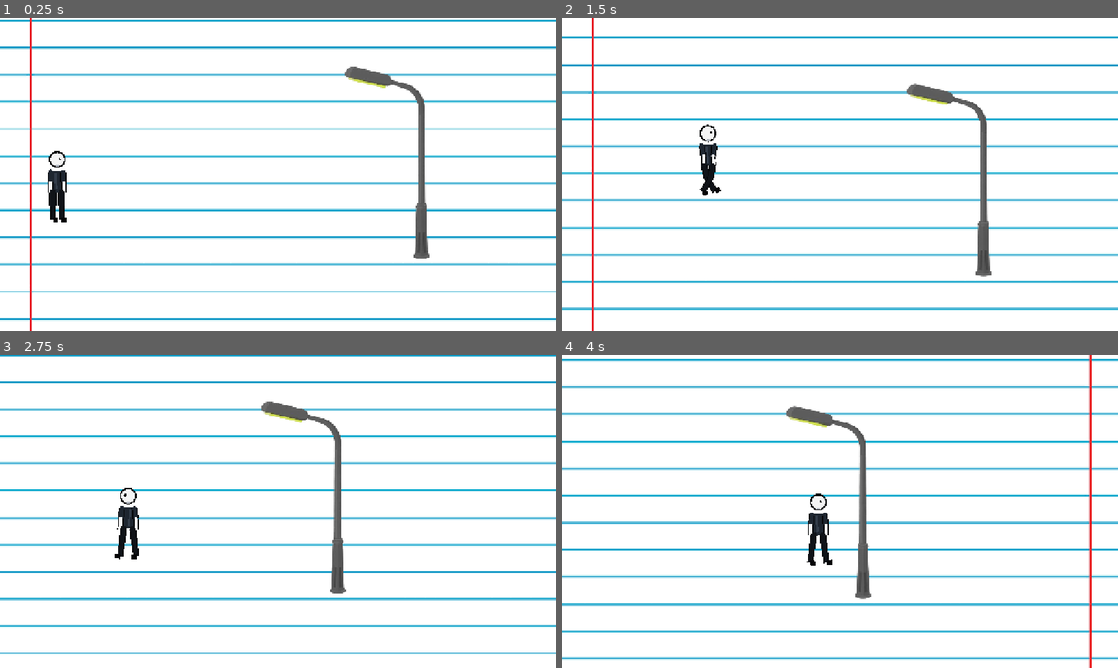
Above: before the commit, frames 1-4 (two rows, left to right).
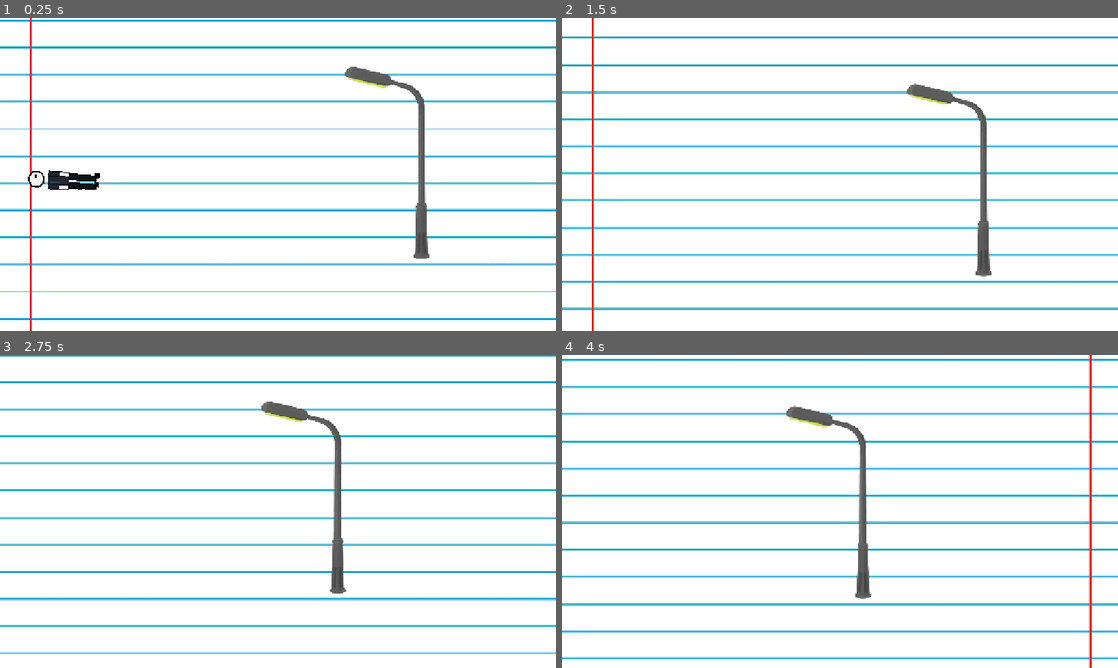
Above: after the commit, the same moments.

Repository: zamuuk13-sketch/TRY-HACKING-ME-NEW-
Game: Godot game, scene res://scenes/main.tscn
Same seed, same stepped clock (60 frames per second), same inputs: the game is played once before the commit and once after it.
Inputs:
- Up to frame 1 (0.25 s): no input
- Up to frame 2 (1.5 s): hold C (crouch) 0.53-1.28 s; hold D (move_right) from 0.53 s (still down); tap Space (jump) at 0.77, 0.8, 1.07, 1.35 s
- Up to frame 3 (2.75 s): tap Space (jump) at 1.52, 1.82, 2.3 s; tap C (crouch) at 1.55 s; release D (move_right) at 2.03 s; hold A (move_left) from 2.03 s (still down); hold C (crouch) from 2.03 s (still down)
- Up to frame 4 (4 s): release A (move_left) at 2.78 s; release C (crouch) at 2.78 s; hold D (move_right) from 2.78 s (still down); tap Shift at 2.85 s; tap Space (jump) at 3.02, 3.32, 3.77, 3.8 s; tap C (crouch) at 3.05 s; hold C (crouch) from 3.53 s (still down)

The runs differ from the first frame. In frame 1, 0.8% of the frame differs, in the area x 5-18%, y 42-66%; in frame 2, 0.4%; in frame 3, 0.5%; in frame 4, 0.5%.

Commit message:
Replace procedural player with editable scene rig and real walk keyframes

Diff:
--- a/scenes/player.tscn
+++ b/scenes/player.tscn
@@ -1,14 +1,304 @@
-[gd_scene load_steps=3 format=3]
-
-[ext_resource path="res://scripts/player.gd" type="Script" id="1_player"]
+[gd_scene load_steps=10 format=3]
+
+[ext_resource type="Script" path="res://scripts/player_controller.gd" id="1_controller"]
 
 [sub_resource type="CapsuleShape2D" id="Capsule_player"]
 radius = 11.0
 height = 64.0
 
+[sub_resource type="Animation" id="Animation_RESET"]
+resource_name = "RESET"
+length = 0.1
+
+[sub_resource type="Animation" id="Animation_idle"]
+resource_name = "idle"
+length = 1.0
+loop_mode = 1
+tracks/0/type = "value"
+tracks/0/imported = false
+tracks/0/enabled = true
+tracks/0/path = NodePath("Rig/VisualRoot:position")
+tracks/0/interp = 2
+tracks/0/loop_wrap = true
+tracks/0/keys = {"times": PackedFloat32Array(0, 0.5, 1), "transitions": PackedFloat32Array(1, 1, 1), "update": 0, "values": [Vector2(0, 0), Vector2(0, -0.45), Vector2(0, 0)]}
+
+[sub_resource type="Animation" id="Animation_walk"]
+resource_name = "walk"
+length = 0.333333
+loop_mode = 1
+tracks/0/type = "value"
+tracks/0/imported = false
+tracks/0/enabled = true
+tracks/0/path = NodePath("Rig/VisualRoot/ThighL:rotation")
+tracks/0/interp = 2
+tracks/0/loop_wrap = true
+tracks/0/keys = {"times": PackedFloat32Array(0, 0.0833333, 0.166667, 0.25, 0.333333), "transitions": PackedFloat32Array(1, 1, 1, 1, 1), "update": 0, "values": [0.453786, 0.296706, 0.0872665, -0.261799, -0.453786]}
+tracks/1/type = "value"
+tracks/1/imported = false
+tracks/1/enabled = true
+tracks/1/path = NodePath("Rig/VisualRoot/ThighL/ShinL:rotation")
+tracks/1/interp = 2
+tracks/1/loop_wrap = true
+tracks/1/keys = {"times": PackedFloat32Array(0, 0.0833333, 0.166667, 0.25, 0.333333), "transitions": PackedFloat32Array(1, 1, 1, 1, 1), "update": 0, "values": [-0.122173, -0.401426, -0.15708, 0.0698132, 0.122173]}
+tracks/2/type = "value"
+tracks/2/imported = false
+tracks/2/enabled = true
+tracks/2/path = NodePath("Rig/VisualRoot/ThighR:rotation")
+tracks/2/interp = 2
+tracks/2/loop_wrap = true
+tracks/2/keys = {"times": PackedFloat32Array(0, 0.0833333, 0.166667, 0.25, 0.333333), "transitions": PackedFloat32Array(1, 1, 1, 1, 1), "update": 0, "values": [-0.453786, -0.296706, -0.0872665, 0.261799, 0.453786]}
+tracks/3/type = "value"
+tracks/3/imported = false
+tracks/3/enabled = true
+tracks/3/path = NodePath("Rig/VisualRoot/ThighR/ShinR:rotation")
+tracks/3/interp = 2
+tracks/3/loop_wrap = true
+tracks/3/keys = {"times": PackedFloat32Array(0, 0.0833333, 0.166667, 0.25, 0.333333), "transitions": PackedFloat32Array(1, 1, 1, 1, 1), "update": 0, "values": [0.122173, 0.401426, 0.15708, -0.0698132, -0.122173]}
+tracks/4/type = "value"
+tracks/4/imported = false
+tracks/4/enabled = true
+tracks/4/path = NodePath("Rig/VisualRoot/UpperArmL:rotation")
+tracks/4/interp = 2
+tracks/4/loop_wrap = true
+tracks/4/keys = {"times": PackedFloat32Array(0, 0.0833333, 0.166667, 0.25, 0.333333), "transitions": PackedFloat32Array(1, 1, 1, 1, 1), "update": 0, "values": [-0.349066, -0.20944, -0.0349066, 0.244346, 0.349066]}
+tracks/5/type = "value"
+tracks/5/imported = false
+tracks/5/enabled = true
+tracks/5/path = NodePath("Rig/VisualRoot/UpperArmL/ForearmL:rotation")
+tracks/5/interp = 2
+tracks/5/loop_wrap = true
+tracks/5/keys = {"times": PackedFloat32Array(0, 0.0833333, 0.166667, 0.25, 0.333333), "transitions": PackedFloat32Array(1, 1, 1, 1, 1), "update": 0, "values": [0.122173, 0.191986, 0.0872665, -0.122173, -0.122173]}
+tracks/6/type = "value"
+tracks/6/imported = false
+tracks/6/enabled = true
+tracks/6/path = NodePath("Rig/VisualRoot/UpperArmR:rotation")
+tracks/6/interp = 2
+tracks/6/loop_wrap = true
+tracks/6/keys = {"times": PackedFloat32Array(0, 0.0833333, 0.166667, 0.25, 0.333333), "transitions": PackedFloat32Array(1, 1, 1, 1, 1), "update": 0, "values": [0.349066, 0.20944, 0.0349066, -0.244346, -0.349066]}
+tracks/7/type = "value"
+tracks/7/imported = false
+tracks/7/enabled = true
+tracks/7/path = NodePath("Rig/VisualRoot/UpperArmR/ForearmR:rotation")
+tracks/7/interp = 2
+tracks/7/loop_wrap = true
+tracks/7/keys = {"times": PackedFloat32Array(0, 0.0833333, 0.166667, 0.25, 0.333333), "transitions": PackedFloat32Array(1, 1, 1, 1, 1), "update": 0, "values": [-0.122173, -0.191986, -0.0872665, 0.122173, 0.122173]}
+tracks/8/type = "value"
+tracks/8/imported = false
+tracks/8/enabled = true
+tracks/8/path = NodePath("Rig/VisualRoot:rotation")
+tracks/8/interp = 2
+tracks/8/loop_wrap = true
+tracks/8/keys = {"times": PackedFloat32Array(0, 0.0833333, 0.166667, 0.25, 0.333333), "transitions": PackedFloat32Array(1, 1, 1, 1, 1), "update": 0, "values": [0.0244346, 0.0663225, 0.00349066, -0.0488692, -0.0244346]}
+tracks/9/type = "value"
+tracks/9/imported = false
+tracks/9/enabled = true
+tracks/9/path = NodePath("Rig/VisualRoot:position")
+tracks/9/interp = 2
+tracks/9/loop_wrap = true
+tracks/9/keys = {"times": PackedFloat32Array(0, 0.0833333, 0.166667, 0.25, 0.333333), "transitions": PackedFloat32Array(1, 1, 1, 1, 1), "update": 0, "values": [Vector2(0, 0), Vector2(0, 2.2), Vector2(0, 0.3), Vector2(0, -2), Vector2(0, 0)]}
+
+[sub_resource type="Animation" id="Animation_run"]
+resource_name = "run"
+length = 0.333333
+loop_mode = 1
+tracks/0/type = "value"
+tracks/0/path = NodePath("Rig/VisualRoot:scale")
+tracks/0/interp = 1
+tracks/0/loop_wrap = true
+tracks/0/keys = {"times": PackedFloat32Array(0, 0.333333), "transitions": PackedFloat32Array(1, 1), "update": 0, "values": [Vector2(1, 1), Vector2(1, 1)]}
+
+[sub_resource type="Animation" id="Animation_jump"]
+resource_name = "jump"
+length = 0.35
+tracks/0/type = "value"
+tracks/0/path = NodePath("Rig/VisualRoot:rotation")
+tracks/0/interp = 2
+tracks/0/loop_wrap = false
+tracks/0/keys = {"times": PackedFloat32Array(0, 0.35), "transitions": PackedFloat32Array(1, 1), "update": 0, "values": [-0.0349066, 0.0523599]}
+
+[sub_resource type="Animation" id="Animation_fall"]
+resource_name = "fall"
+length = 0.45
+loop_mode = 1
+tracks/0/type = "value"
+tracks/0/path = NodePath("Rig/VisualRoot:rotation")
+tracks/0/interp = 2
+tracks/0/loop_wrap = true
+tracks/0/keys = {"times": PackedFloat32Array(0, 0.45), "transitions": PackedFloat32Array(1, 1), "update": 0, "values": [0.0349066, -0.0349066]}
+
+[sub_resource type="Animation" id="Animation_crouch"]
+resource_name = "crouch"
+length = 0.18
+loop_mode = 1
+tracks/0/type = "value"
+tracks/0/path = NodePath("Rig/VisualRoot:position")
+tracks/0/interp = 2
+tracks/0/loop_wrap = true
+tracks/0/keys = {"times": PackedFloat32Array(0, 0.18), "transitions": PackedFloat32Array(1, 1), "update": 0, "values": [Vector2(0, 0), Vector2(0, 5)]}
+
+[sub_resource type="AnimationLibrary" id="AnimationLibrary_player"]
+_data = {&"RESET": SubResource("Animation_RESET"), &"crouch": SubResource("Animation_crouch"), &"fall": SubResource("Animation_fall"), &"idle": SubResource("Animation_idle"), &"jump": SubResource("Animation_jump"), &"run": SubResource("Animation_run"), &"walk": SubResource("Animation_walk")}
+
 [node name="Player" type="CharacterBody2D"]
-script = ExtResource("1_player")
+script = ExtResource("1_controller")
 
 [node name="CollisionShape2D" type="CollisionShape2D" parent="."]
 position = Vector2(0, 2)
 shape = SubResource("Capsule_player")
+
+[node name="Rig" type="Node2D" parent="."]
+
+[node name="VisualRoot" type="Node2D" parent="Rig"]
+
+[node name="TorsoOutline" type="Line2D" parent="Rig/VisualRoot"]
+width = 19.0
+default_color = Color(0.025, 0.028, 0.035, 1)
+antialiased = true
+points = PackedVector2Array(0, -14, 0, 17)
+
+[node name="Torso" type="Line2D" parent="Rig/VisualRoot"]
+width = 14.0
+default_color = Color(0.12, 0.15, 0.19, 1)
+antialiased = true
+points = PackedVector2Array(0, -14, 0, 17)
+
+[node name="TorsoHighlight" type="Line2D" parent="Rig/VisualRoot"]
+width = 3.0
+default_color = Color(0.2, 0.24, 0.29, 1)
+antialiased = true
+points = PackedVector2Array(-3, -11, -1, 13)
+
+[node name="Head" type="Node2D" parent="Rig/VisualRoot"]
+position = Vector2(0, -31)
+
+[node name="HeadOutline" type="Polygon2D" parent="Rig/VisualRoot/Head"]
+color = Color(0.025, 0.028, 0.035, 1)
+polygon = PackedVector2Array(12.5, 0, 11.547, 5.171, 8.839, 8.839, 5.171, 11.547, 0, 12.5, -5.171, 11.547, -8.839, 8.839, -11.547, 5.171, -12.5, 0, -11.547, -5.171, -8.839, -8.839, -5.171, -11.547, 0, -12.5, 5.171, -11.547, 8.839, -8.839, 11.547, -5.171)
+
+[node name="HeadFill" type="Polygon2D" parent="Rig/VisualRoot/Head"]
+color = Color(0.96, 0.96, 0.96, 1)
+polygon = PackedVector2Array(10.2, 0, 9.425, 4.221, 7.212, 7.212, 4.221, 9.425, 0, 10.2, -4.221, 9.425, -7.212, 7.212, -9.425, 4.221, -10.2, 0, -9.425, -4.221, -7.212, -7.212, -4.221, -9.425, 0, -10.2, 4.221, -9.425, 7.212, -7.212, 9.425, -4.221)
+
+[node name="Eye" type="Polygon2D" parent="Rig/VisualRoot/Head"]
+position = Vector2(4.2, -1.3)
+color = Color(0.025, 0.028, 0.035, 1)
+polygon = PackedVector2Array(2.2, 0, 1.905, 1.1, 1.1, 1.905, 0, 2.2, -1.1, 1.905, -1.905, 1.1, -2.2, 0, -1.905, -1.1, -1.1, -1.905, 0, -2.2, 1.1, -1.905, 1.905, -1.1)
+
+[node name="UpperArmL" type="Node2D" parent="Rig/VisualRoot"]
+position = Vector2(-9.5, -13)
+
+[node name="Outline" type="Line2D" parent="Rig/VisualRoot/UpperArmL"]
+width = 9.0
+default_color = Color(0.025, 0.028, 0.035, 1)
+points = PackedVector2Array(0, 0, 0, 16)
+
+[node name="Fill" type="Line2D" parent="Rig/VisualRoot/UpperArmL"]
+width = 6.0
+default_color = Color(0.12, 0.15, 0.19, 1)
+points = PackedVector2Array(0, 0, 0, 16)
+
+[node name="ForearmL" type="Node2D" parent="Rig/VisualRoot/UpperArmL"]
+position = Vector2(0, 16)
+
+[node name="Outline" type="Line2D" parent="Rig/VisualRoot/UpperArmL/ForearmL"]
+width = 7.8
+default_color = Color(0.025, 0.028, 0.035, 1)
+points = PackedVector2Array(0, 0, 0, 15)
+
+[node name="Fill" type="Line2D" parent="Rig/VisualRoot/UpperArmL/ForearmL"]
+width = 4.8
+default_color = Color(0.96, 0.96, 0.96, 1)
+points = PackedVector2Array(0, 0, 0, 15)
+
+[node name="UpperArmR" type="Node2D" parent="Rig/VisualRoot"]
+position = Vector2(9.5, -13)
+
+[node name="Outline" type="Line2D" parent="Rig/VisualRoot/UpperArmR"]
+width = 9.0
+default_color = Color(0.025, 0.028, 0.035, 1)
+points = PackedVector2Array(0, 0, 0, 16)
+
+[node name="Fill" type="Line2D" parent="Rig/VisualRoot/UpperArmR"]
+width = 6.0
+default_color = Color(0.12, 0.15, 0.19, 1)
+points = PackedVector2Array(0, 0, 0, 16)
+
+[node name="ForearmR" type="Node2D" parent="Rig/VisualRoot/UpperArmR"]
+position = Vector2(0, 16)
+
+[node name="Outline" type="Line2D" parent="Rig/VisualRoot/UpperArmR/ForearmR"]
+width = 7.8
+default_color = Color(0.025, 0.028, 0.035, 1)
+points = PackedVector2Array(0, 0, 0, 15)
+
+[node name="Fill" type="Line2D" parent="Rig/VisualRoot/UpperArmR/ForearmR"]
+width = 4.8
+default_color = Color(0.96, 0.96, 0.96, 1)
+points = PackedVector2Array(0, 0, 0, 15)
+
+[node name="ThighL" type="Node2D" parent="Rig/VisualRoot"]
+position = Vector2(-6.5, 17)
+
+[node name="Outline" type="Line2D" parent="Rig/VisualRoot/ThighL"]
+width = 10.0
+default_color = Color(0.025, 0.028, 0.035, 1)
+points = PackedVector2Array(0, 0, 0, 21)
+
+[node name="Fill" type="Line2D" parent="Rig/VisualRoot/ThighL"]
+width = 7.0
+default_color = Color(0.065, 0.075, 0.095, 1)
+points = PackedVector2Array(0, 0, 0, 21)
+
+[node name="ShinL" type="Node2D" parent="Rig/VisualRoot/ThighL"]
+position = Vector2(0, 21)
+
+[node name="Outline" type="Line2D" parent="Rig/VisualRoot/ThighL/ShinL"]
+width = 9.0
+default_color = Color(0.025, 0.028, 0.035, 1)
+points = PackedVector2Array(0, 0, 0, 21)
+
+[node name="Fill" type="Line2D" parent="Rig/VisualRoot/ThighL/ShinL"]
+width = 6.0
+default_color = Color(0.065, 0.075, 0.095, 1)
+points = PackedVector2Array(0, 0, 0, 21)
+
+[node name="FootL" type="Line2D" parent="Rig/VisualRoot/ThighL/ShinL"]
+position = Vector2(0, 21)
+width = 7.0
+default_color = Color(0.02, 0.022, 0.028, 1)
+points = PackedVector2Array(0, 0, 8, 0)
+
+[node name="ThighR" type="Node2D" parent="Rig/VisualRoot"]
+position = Vector2(6.5, 17)
+
+[node name="Outline" type="Line2D" parent="Rig/VisualRoot/ThighR"]
+width = 10.0
+default_color = Color(0.025, 0.028, 0.035, 1)
+points = PackedVector2Array(0, 0, 0, 21)
+
+[node name="Fill" type="Line2D" parent="Rig/VisualRoot/ThighR"]
+width = 7.0
+default_color = Color(0.065, 0.075, 0.095, 1)
+points = PackedVector2Array(0, 0, 0, 21)
+
+[node name="ShinR" type="Node2D" parent="Rig/VisualRoot/ThighR"]
+position = Vector2(0, 21)
+
+[node name="Outline" type="Line2D" parent="Rig/VisualRoot/ThighR/ShinR"]
+width = 9.0
+default_color = Color(0.025, 0.028, 0.035, 1)
+points = PackedVector2Array(0, 0, 0, 21)
+
+[node name="Fill" type="Line2D" parent="Rig/VisualRoot/ThighR/ShinR"]
+width = 6.0
+default_color = Color(0.065, 0.075, 0.095, 1)
+points = PackedVector2Array(0, 0, 0, 21)
+
+[node name="FootR" type="Line2D" parent="Rig/VisualRoot/ThighR/ShinR"]
+position = Vector2(0, 21)
+width = 7.0
+default_color = Color(0.02, 0.022, 0.028, 1)
+points = PackedVector2Array(0, 0, 8, 0)
+
+[node name="AnimationPlayer" type="AnimationPlayer" parent="."]
+libraries = {&"": SubResource("AnimationLibrary_player")}
